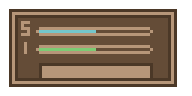
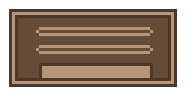
Layered file, before and after one edit (w=192, h=96). Changes by layer:
hid "sleep 3/6" over [39,30,96,33]
hid "sleep 2/6" over [39,30,96,33]
hid "sleep 1/6" over [39,30,96,33]
showed "sleep zero" over [39,30,96,33]
hid "intellage 3/6" over [39,48,96,51]
hid "intellage 2/6" over [39,48,96,51]
hid "intellage 1/6" over [39,48,96,51]
renamed "Layer 0" to "Слой 1", painted on it over [21,21,96,54]
